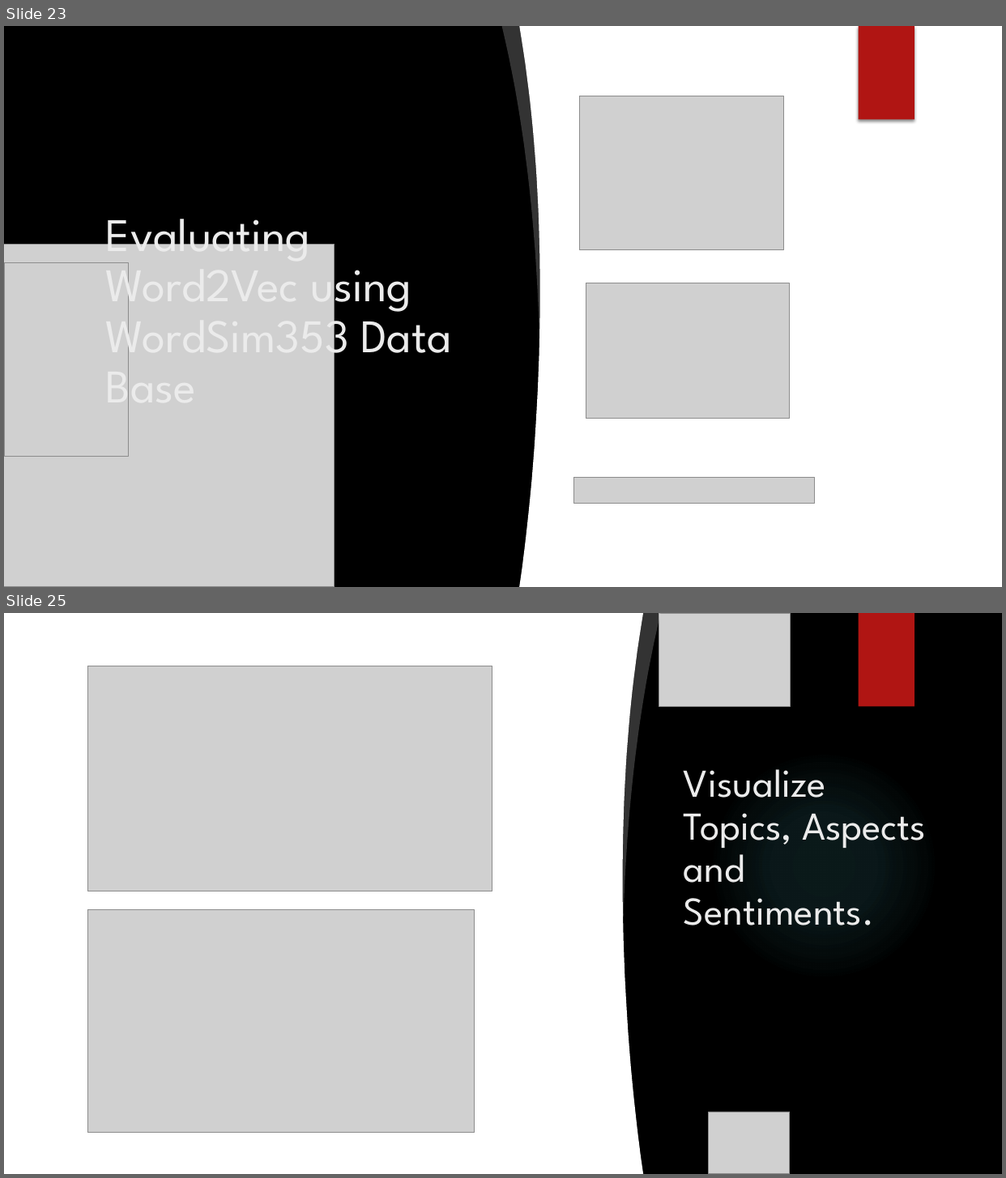
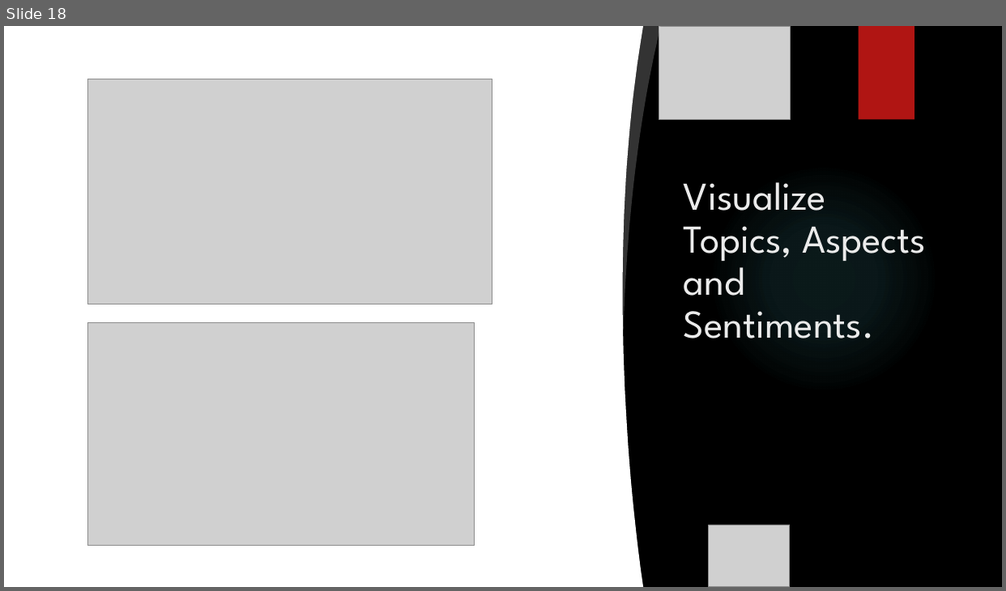
Before and after one commit to ayan1995/Thinkful, a slide deck: Bootcamp/Final Capstone Opinion Mining/Opinion Mining Presentation.pptx. Shown one above the other, each under a label of ours: slides 23 and 25 before the commit, slide 18 after it; the slides between them are not shown. The pictures are 1006x1178 and 1006x591 pixels, drawn with LibreOffice and Linux fonts; fonts in the diff are those of the drawing; grey boxes stand for pictures; background and template pictures are left out. Boxes give left, top, right and bottom in pixels: in the first picture for what was removed or moved away, otherwise in the second. Text is boxed around its words. In the diff, an @@ line names an element or a change of style, - is before the commit and + after.

```diff
--- a/Bootcamp/Final Capstone Opinion Mining/Opinion Mining Presentation.pptx
+++ b/Bootcamp/Final Capstone Opinion Mining/Opinion Mining Presentation.pptx
@@ slide 23 removed at bbox=[4, 26, 1002, 587], background picture (left out) @@
@@ freeform shape removed at bbox=[502, 26, 548, 330] @@
@@ freeform shape removed at bbox=[519, 26, 629, 587] @@
@@ rectangle removed at bbox=[593, 26, 1002, 587] @@
@@ picture removed at bbox=[659, 26, 790, 120] @@
@@ rectangle removed at bbox=[859, 26, 914, 120] @@
@@ picture removed at bbox=[580, 96, 784, 250] @@
@@ title removed at bbox=[106, 219, 451, 417] @@
-Evaluating Word2Vec using WordSim353 Data Base
@@ picture removed at bbox=[4, 245, 334, 587] @@
@@ picture removed at bbox=[4, 263, 128, 456] @@
@@ picture removed at bbox=[586, 284, 790, 419] @@
@@ picture removed at bbox=[574, 477, 815, 504] @@
@@ picture removed at bbox=[709, 525, 790, 587] @@
@@ what was slide 25 is now slide 18 @@
```
Also in this commit, not shown: 6 slides changed, 1 slide added, 10 other slides removed, 1 other file.
